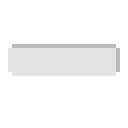
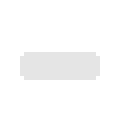
The second (128, 128) image is a revision of the first. Changes to its layers:
painted on "Layer 1" over (8, 44, 120, 80)
